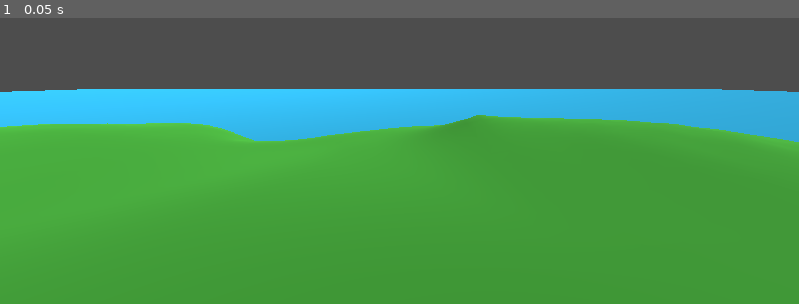
Above: before the commit, frame 1.
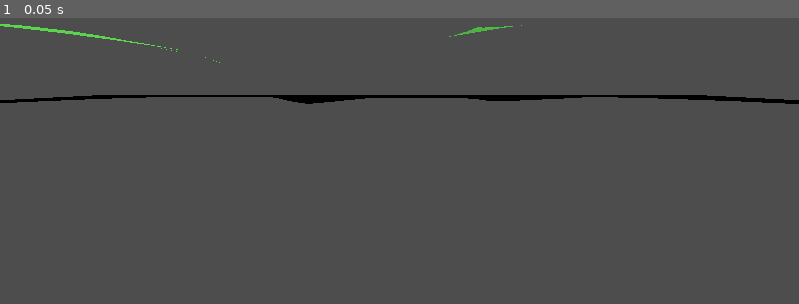
Above: after the commit, the same moment.

Repository: LocoUnPocoNadaMas/Godot-3D-Survival
Game: Godot game, scene res://Assets/game.tscn
Same seed, same stepped clock (60 frames per second), same inputs: the game is played once before the commit and once after it.
Inputs:
- Up to frame 1 (0.05 s): no input

The runs differ from the first frame. In frame 1, 75% of the frame differs, in the area x 0-100%, y 2-100%.

Commit message:
refactoring camera

Diff:
--- a/Assets/Prefabs/player.tscn
+++ b/Assets/Prefabs/player.tscn
@@ -14,8 +14,4 @@
 transform = Transform3D(1, 0, 0, 0, 1, 0, 0, 0, 1, 0, 1, 0)
 shape = SubResource("CapsuleShape3D_w5jjs")
 
-[node name="Node3D" type="Node3D" parent="."]
-
-[node name="Camera3D" type="Camera3D" parent="Node3D"]
-transform = Transform3D(1, 0, 0, 0, 1, 0, 0, 0, 1, 0, 1.8, 0)
-current = true
+[node name="Head" type="Node3D" parent="."]
--- a/Assets/game.tscn
+++ b/Assets/game.tscn
@@ -6,4 +6,7 @@
 
 [node name="Level" type="Node3D" parent="."]
 
+[node name="Camera3D" type="Camera3D" parent="Level"]
+current = true
+
 [node name="Level1" parent="Level" instance=ExtResource("1_6cyv7")]
